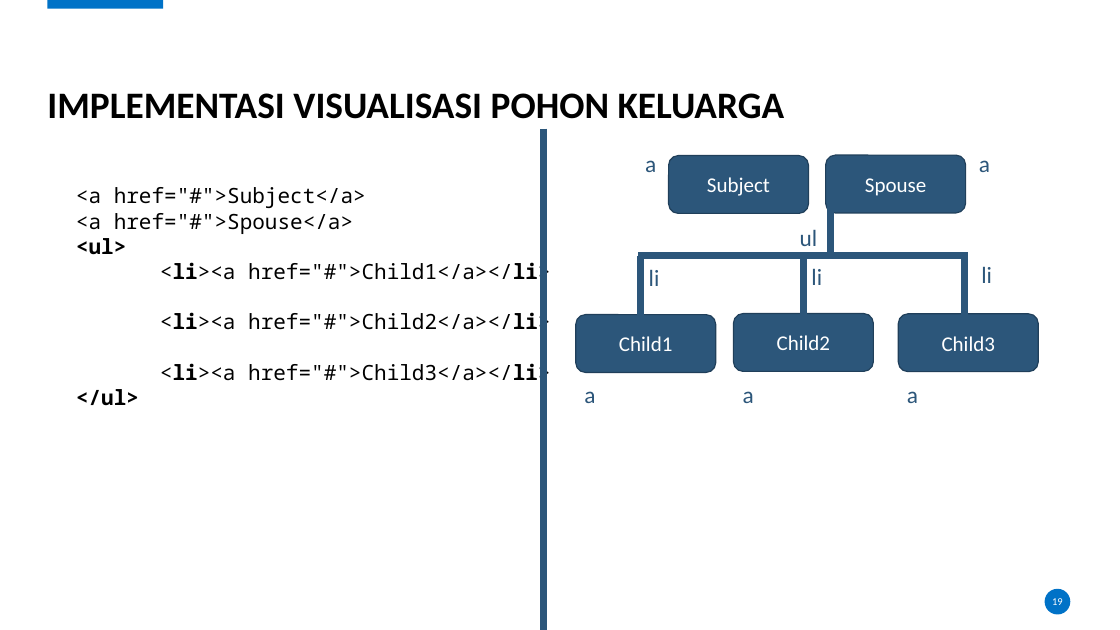
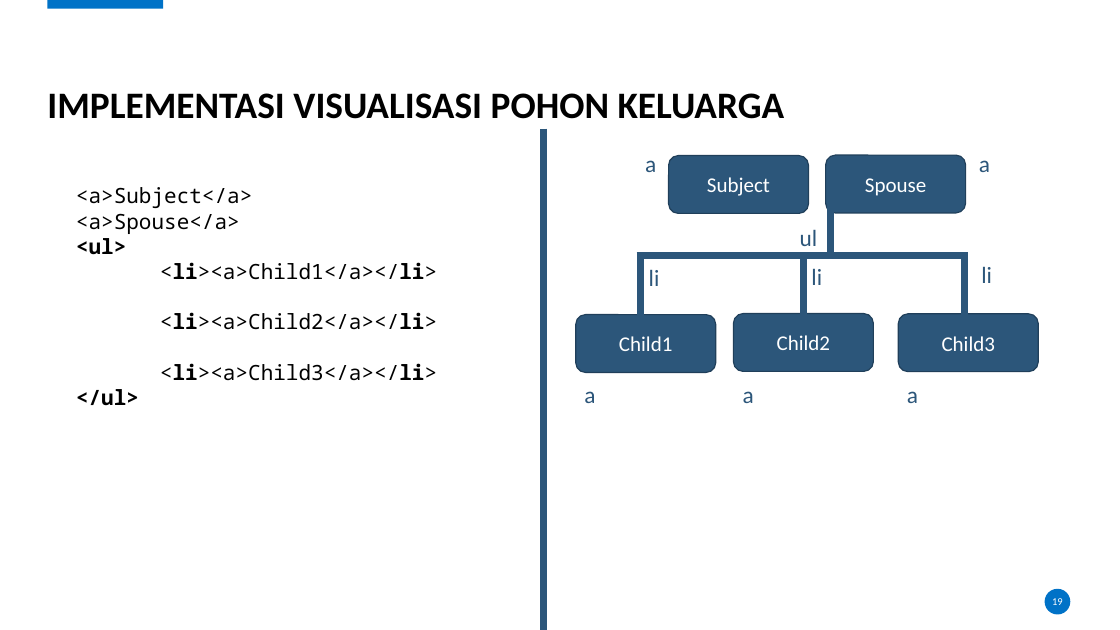
Before and after one commit to karyoutomoo/The-Tree-of-Heroes, a slide deck: slide 19 of 05111540000007-Faiq-Presentasi.pptx. Drawn at 1120x630 pixels with LibreOffice and Linux fonts; fonts in the diff are those of the drawing; background and template pictures are left out. Boxes give left, top, right and bottom in pixels: in the first picture for what was removed or moved away, otherwise in the second. Text is boxed around its words. In the diff, an @@ line names an element or a change of style, - is before the commit and + after.

```diff
--- a/05111540000007-Faiq-Presentasi.pptx
+++ b/05111540000007-Faiq-Presentasi.pptx
@@ text at [76, 187, 252, 234]: text changed @@
-<a href="#">Subject</a>
-<a href="#">Spouse</a>
+<a>Subject</a>
+<a>Spouse</a>
@@ text at [160, 262, 437, 381]: text changed @@
-<li><a href="#">Child1</a></li>
-<li><a href="#">Child2</a></li>
-<li><a href="#">Child3</a></li>
+<li><a>Child1</a></li>
+<li><a>Child2</a></li>
+<li><a>Child3</a></li>
```
Also in this commit, not shown: 3 other files.
